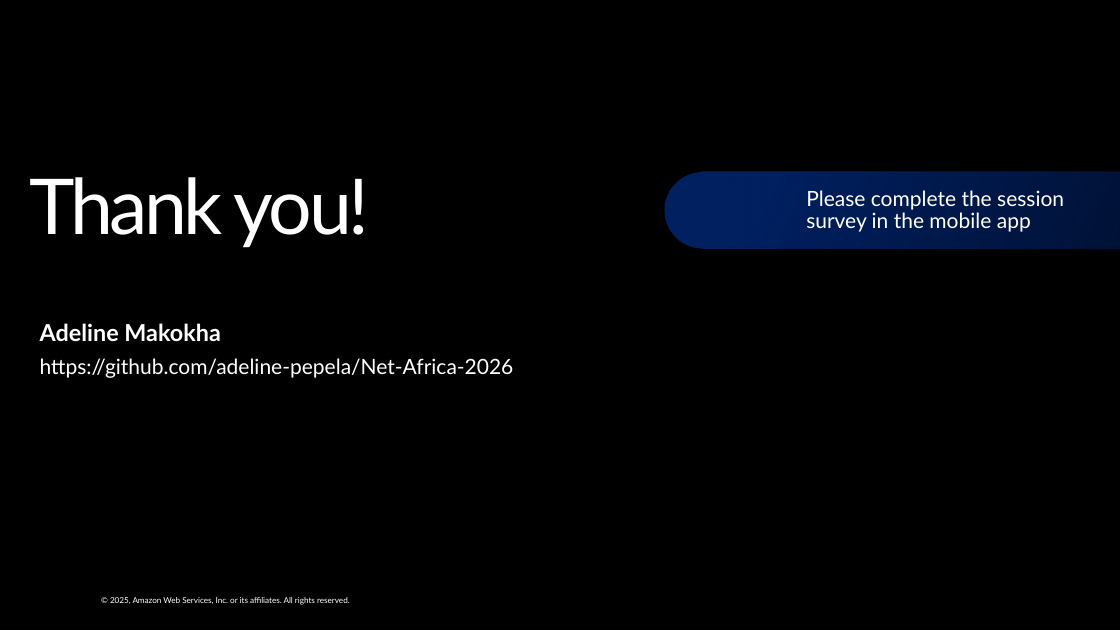
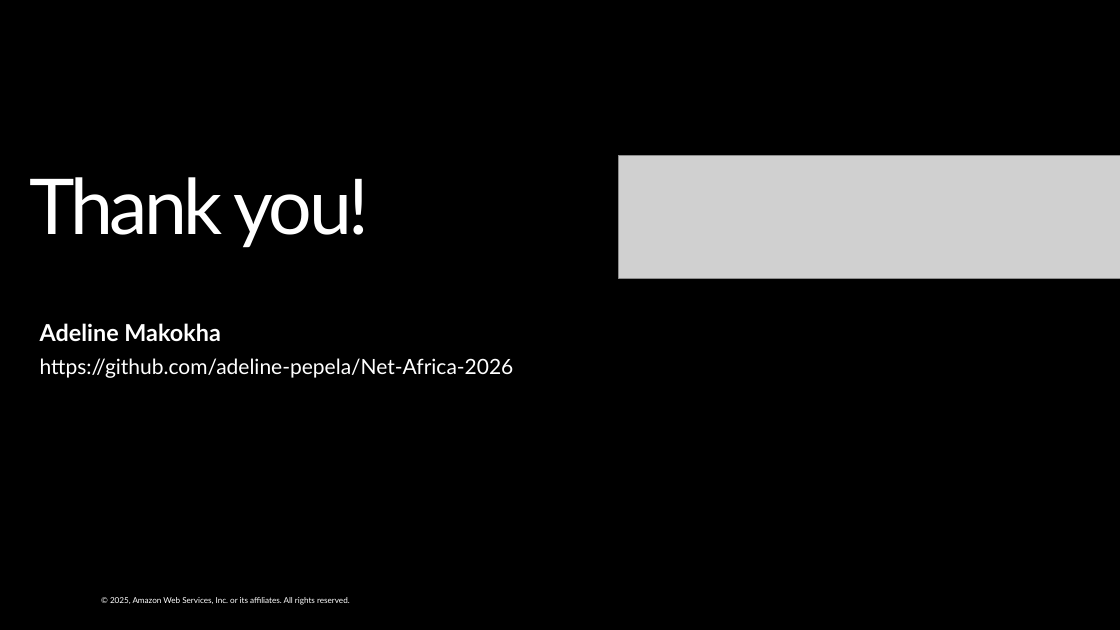
Before and after one commit to adeline-pepela/Net-Africa-2026, a slide deck: slide 23 of AgentCore-Evaluations-dotnet-talk.pptx. Drawn at 1120x630 pixels with LibreOffice and Linux fonts; fonts in the diff are those of the drawing; grey boxes stand for pictures; background and template pictures are left out. Boxes give left, top, right and bottom in pixels: in the first picture for what was removed or moved away, otherwise in the second. Text is boxed around its words. In the diff, an @@ line names an element or a change of style, - is before the commit and + after.

Commit message:
updated slides

```diff
--- a/AgentCore-Evaluations-dotnet-talk.pptx
+++ b/AgentCore-Evaluations-dotnet-talk.pptx
@@ picture added at <box>619,156,1120,279</box> @@
@@ ellipse removed at <box>665,172,741,249</box> @@
@@ rectangle removed at <box>702,172,1120,249</box> @@
@@ text removed at <box>806,190,1064,232</box> @@
-Please complete the session survey in the mobile app
```
Also in this commit, not shown: 1 other slide changed, 2 other files.
